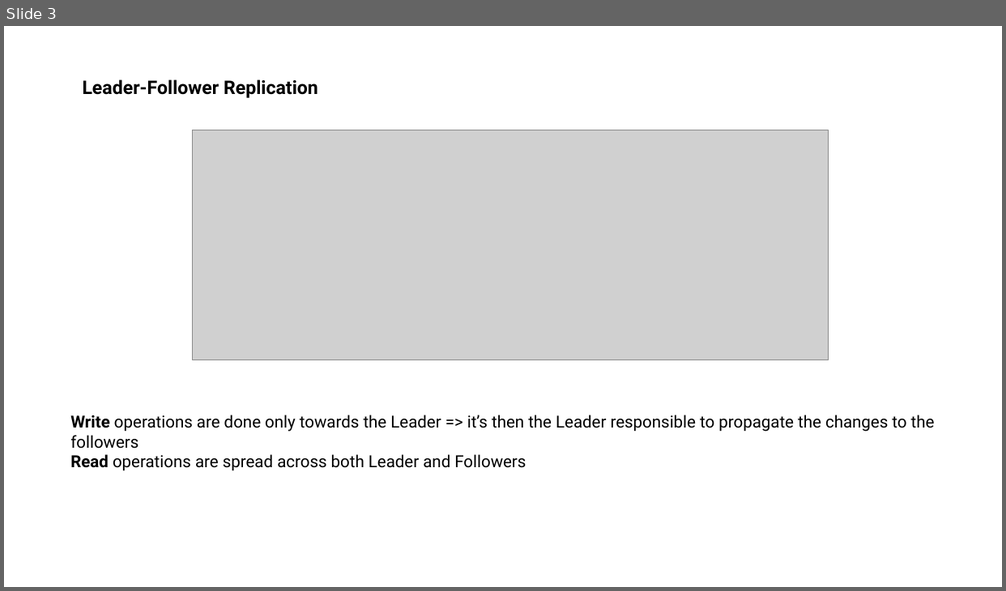
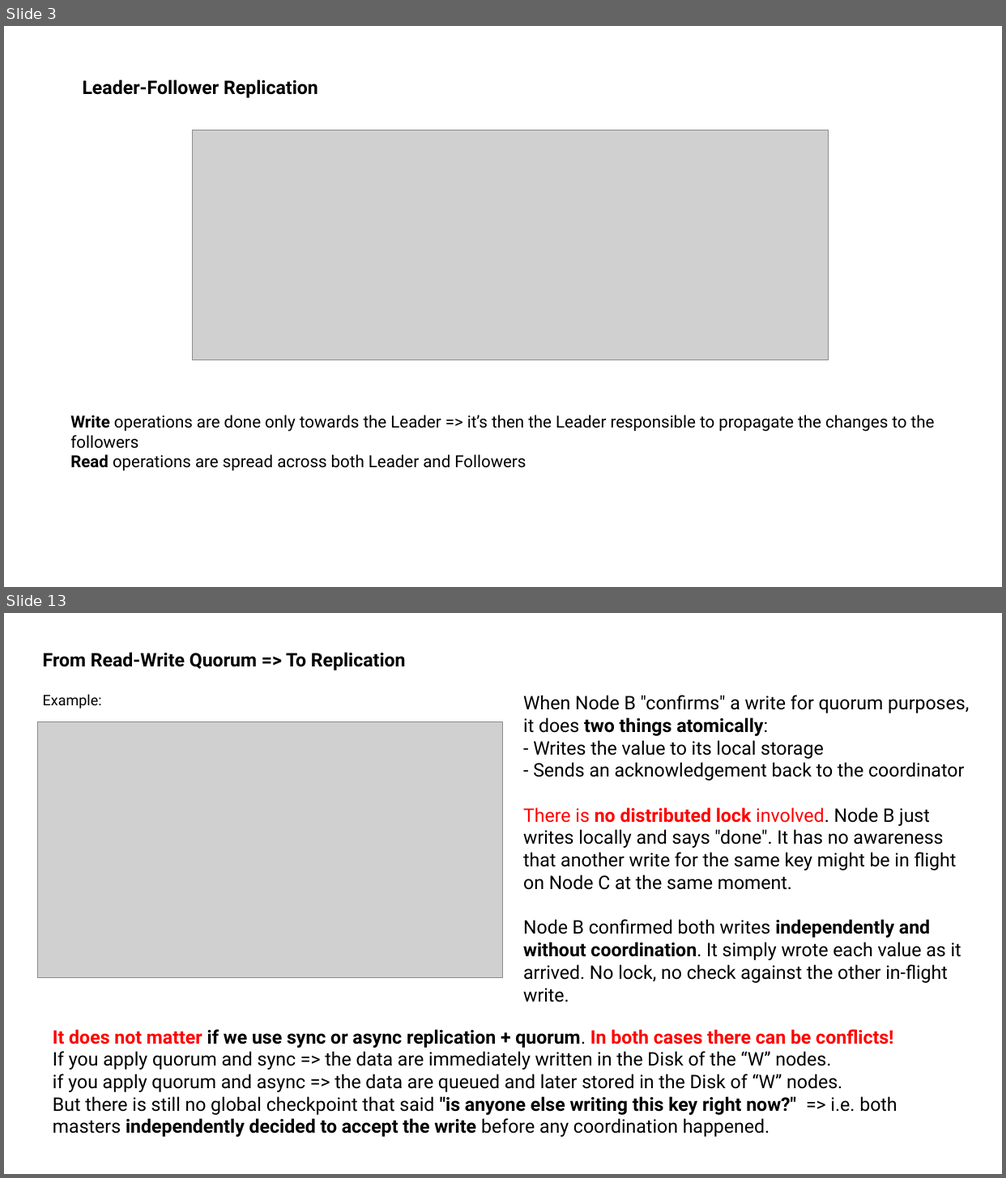
Before and after one commit to dventura3/system-design, a slide deck: docs/DB Replication.pptx. Shown one above the other, each under a label of ours: slide 3 before the commit, slides 3 and 13 after it; the slides between them are not shown. The pictures are 1006x591 and 1006x1178 pixels, drawn with LibreOffice and Linux fonts; fonts in the diff are those of the drawing; grey boxes stand for pictures. Boxes give left, top, right and bottom in pixels: in the first picture for what was removed or moved away, otherwise in the second. Text is boxed around its words. In the diff, an @@ line names an element or a change of style, - is before the commit and + after.

Commit message:
Updated replication

```diff
--- a/docs/DB Replication.pptx
+++ b/docs/DB Replication.pptx
@@ slide 13 added at [4, 613, 1002, 1174], background #FFFFFF @@
@@ text added at [43, 652, 406, 671], 18 pt, text #000000, bold @@
+From Read-Write Quorum => To Replication
@@ text added at [43, 694, 102, 709], 14 pt, text #000000 @@
+Example:
@@ text added at [523, 695, 969, 1003], 18 pt, text #000000 @@
+When Node B "confirms" a write for quorum purposes, it does two things atomically:
+- Writes the value to its local storage
+- Sends an acknowledgement back to the coordinator
+There is no distributed lock involved. Node B just writes locally and says "done". It has no awareness that another write for the same key might be in flight on Node C at the same moment.
+Node B confirmed both writes independently and without coordination. It simply wrote each value as it arrived. No lock, no check against the other in-flight write.
@@ picture added at [38, 722, 503, 978] @@
@@ text added at [53, 1029, 897, 1137], 18 pt, text #000000 @@
+It does not matter if we use sync or async replication + quorum. In both cases there can be conflicts!
+If you apply quorum and sync => the data are immediately written in the Disk of the “W” nodes.
+if you apply quorum and async => the data are queued and later stored in the Disk of “W” nodes.
+But there is still no global checkpoint that said "is anyone else writing this key right now?" => i.e. both masters independently decided to accept the write before any coordination happened.
```
Also in this commit, not shown: 4 slides changed, 7 other slides added, 2 other files.
